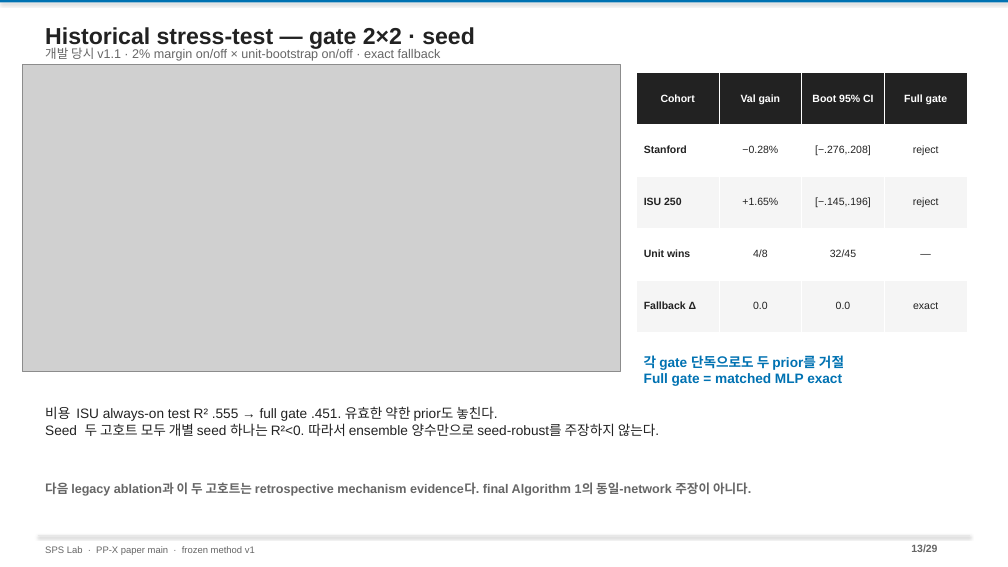
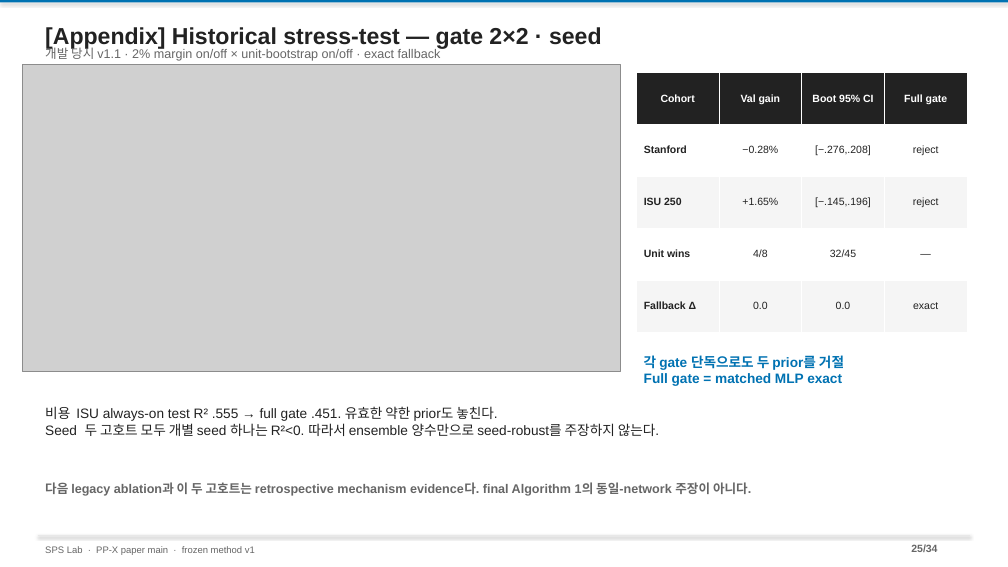
Before and after one commit to amumujs-create/pp_pae_total, a slide deck: slide 25 of output/PP_Research_Detailed_v2.pptx (slide 13 before the commit). Drawn at 1008x567 pixels with LibreOffice and Linux fonts; fonts in the diff are those of the drawing; grey boxes stand for pictures. Boxes give left, top, right and bottom in pixels: in the first picture for what was removed or moved away, otherwise in the second. Text is boxed around its words. In the diff, an @@ line names an element or a change of style, - is before the commit and + after.

```diff
--- a/output/PP_Research_Detailed_v2.pptx
+++ b/output/PP_Research_Detailed_v2.pptx
@@ text at (45, 27, 602, 49): text changed @@
-Historical stress-test — gate 2×2 · seed
+[Appendix] Historical stress-test — gate 2×2 · seed
@@ text at (911, 544, 937, 552): text changed @@
-13/29
+25/34
```
Also in this commit, not shown: 27 other slides changed, 5 slides added, 3 other files.
